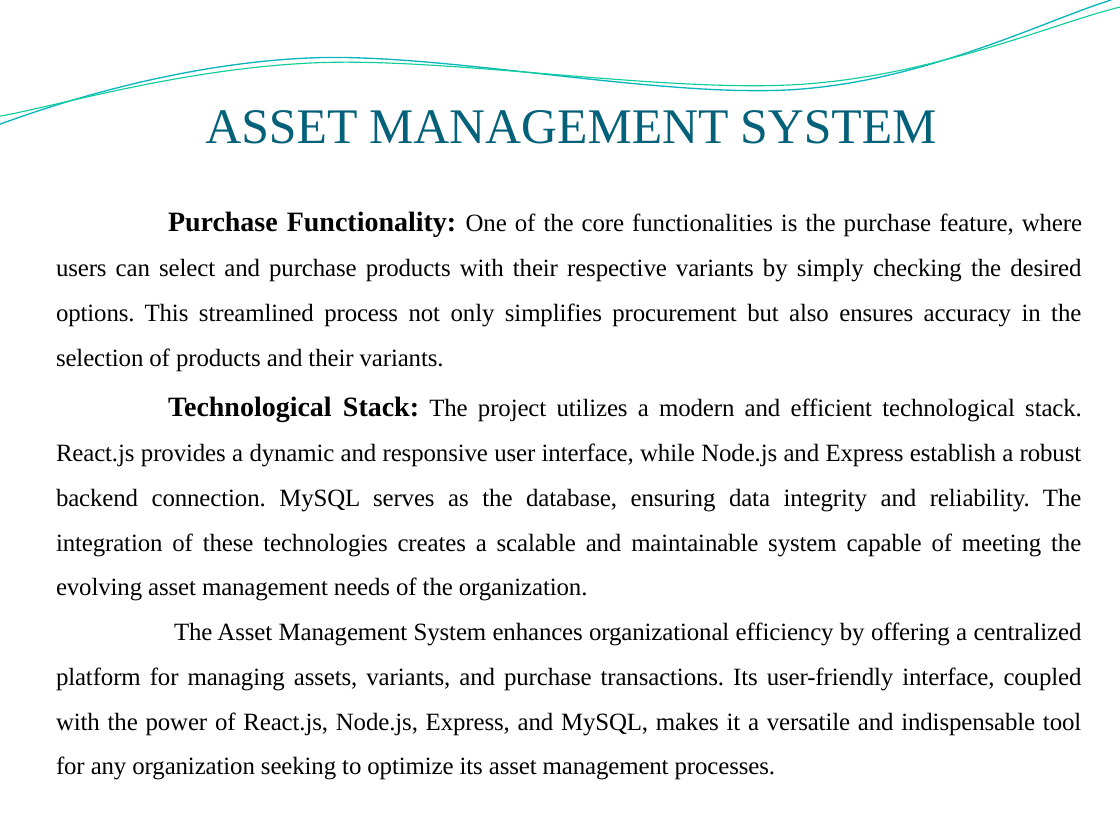
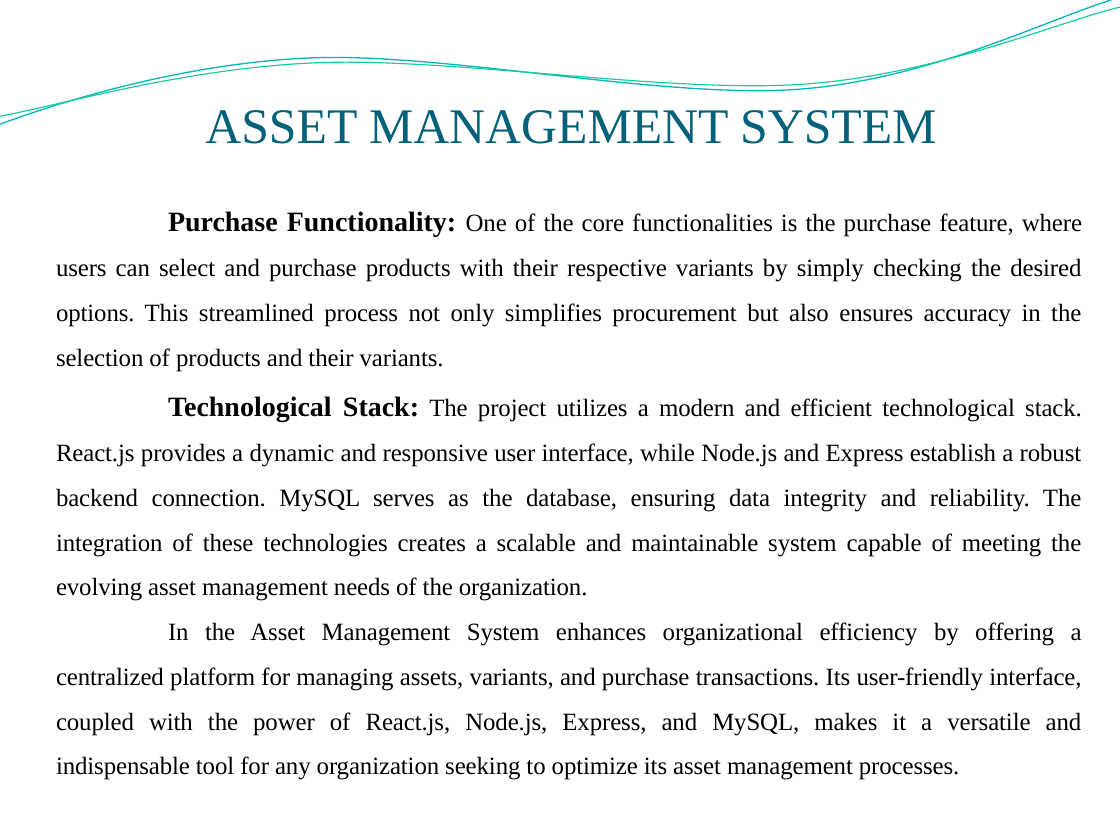
Before and after one commit to surya0811/Assetmanagement1, a slide deck: slide 12 of reports/ppt final.pptx (slide 11 before the commit). Drawn at 1120x840 pixels with LibreOffice and Linux fonts; fonts in the diff are those of the drawing; background and template pictures are left out. Boxes give left, top, right and bottom in pixels: in the first picture for what was removed or moved away, otherwise in the second. Text is boxed around its words. In the diff, an @@ line names an element or a change of style, - is before the commit and + after.

```diff
--- a/reports/ppt final.pptx
+++ b/reports/ppt final.pptx
@@ text at (56, 622, 1082, 780): text changed @@
-The Asset Management System enhances organizational efficiency by offering a centralized platform for managing assets, variants, and purchase transactions. Its user-friendly interface, coupled with the power of React.js, Node.js, Express, and MySQL, makes it a versatile and indispensable tool for any organization seeking to optimize its asset management processes.
+In the Asset Management System enhances organizational efficiency by offering a centralized platform for managing assets, variants, and purchase transactions. Its user-friendly interface, coupled with the power of React.js, Node.js, Express, and MySQL, makes it a versatile and indispensable tool for any organization seeking to optimize its asset management processes.
```
Also in this commit, not shown: 5 other slides changed, 3 slides added, 2 slides removed, 13 other files.
